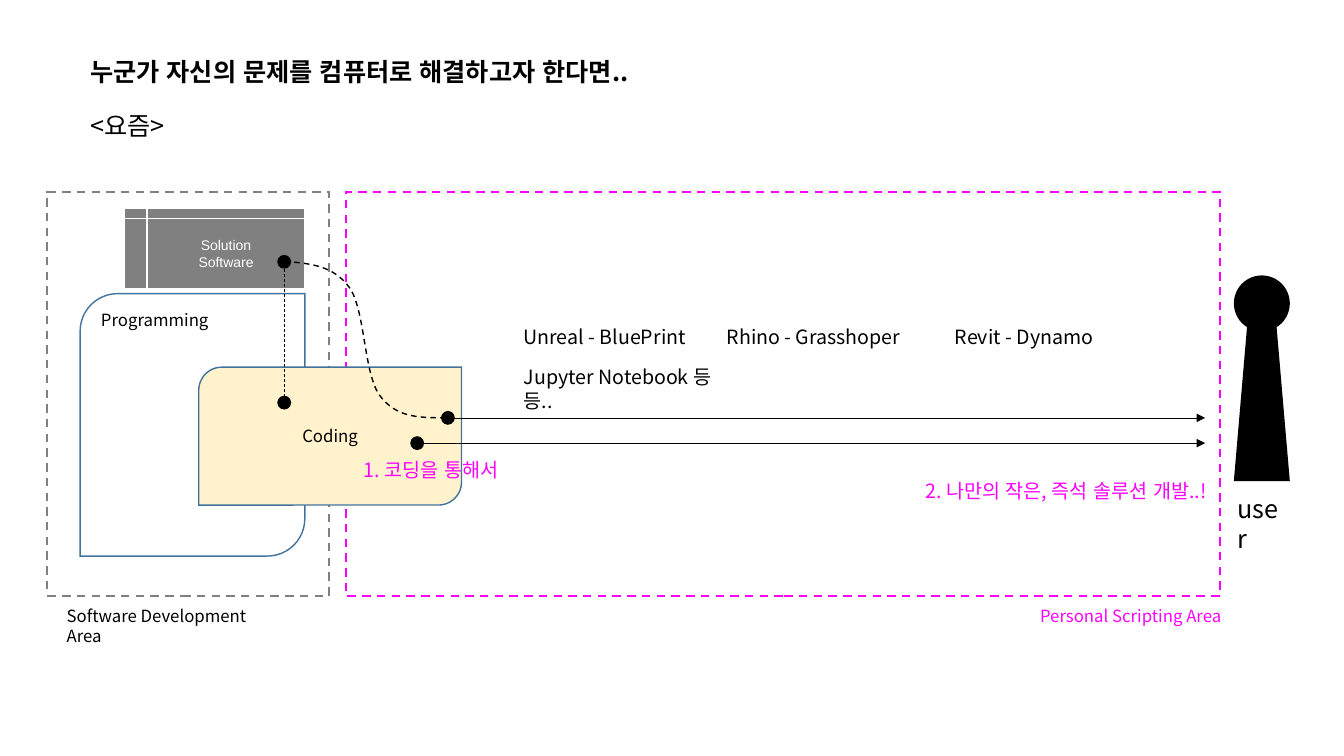
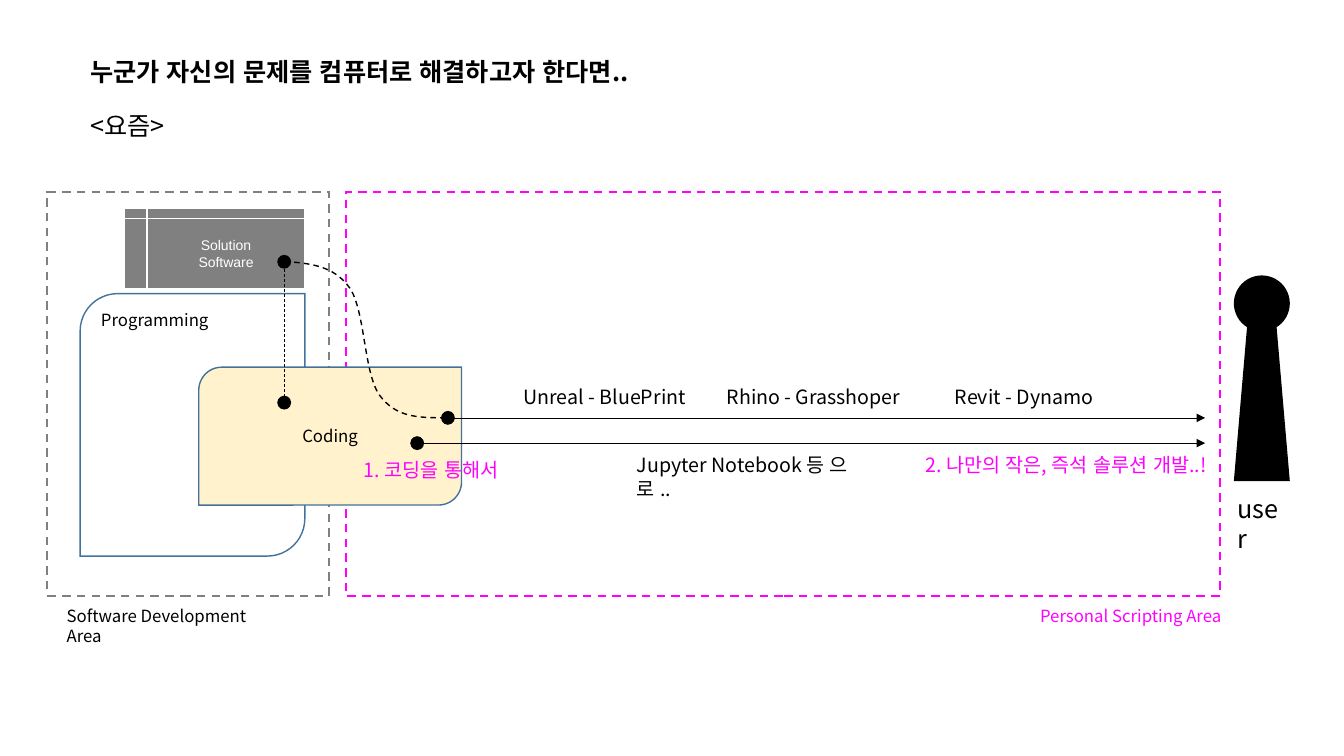
Before and after one commit to hnanmal/mkcljpt_volume, a slide deck: slide 4 of documentum/건축심화세미나/2023/이벤트 특강/python, 과연 엑셀보다 어려운가.pptx. Drawn at 1344x756 pixels with LibreOffice and Linux fonts; fonts in the diff are those of the drawing. Boxes give left, top, right and bottom in pixels: in the first picture for what was removed or moved away, otherwise in the second. Text is boxed around its words. In the diff, an @@ line names an element or a change of style, - is before the commit and + after.

```diff
--- a/documentum/건축심화세미나/2023/이벤트 특강/python, 과연 엑셀보다 어려운가.pptx
+++ b/documentum/건축심화세미나/2023/이벤트 특강/python, 과연 엑셀보다 어려운가.pptx
@@ 3 texts: place and size @@
-3 texts at [523,328,1094,349]
+3 texts at [523,388,1094,409]
@@ text "2. 나만의 작은, 즉석 솔루션 ...": place and size @@
-text "2. 나만의 작은, 즉석 솔루션 ..." at [925,481,1207,502]
+text "2. 나만의 작은, 즉석 솔루션 ..." at [925,455,1207,476]
@@ text at [637,456,848,496]: text changed @@
-Jupyter Notebook 등 등..
+Jupyter Notebook 등 으로 ..
```
